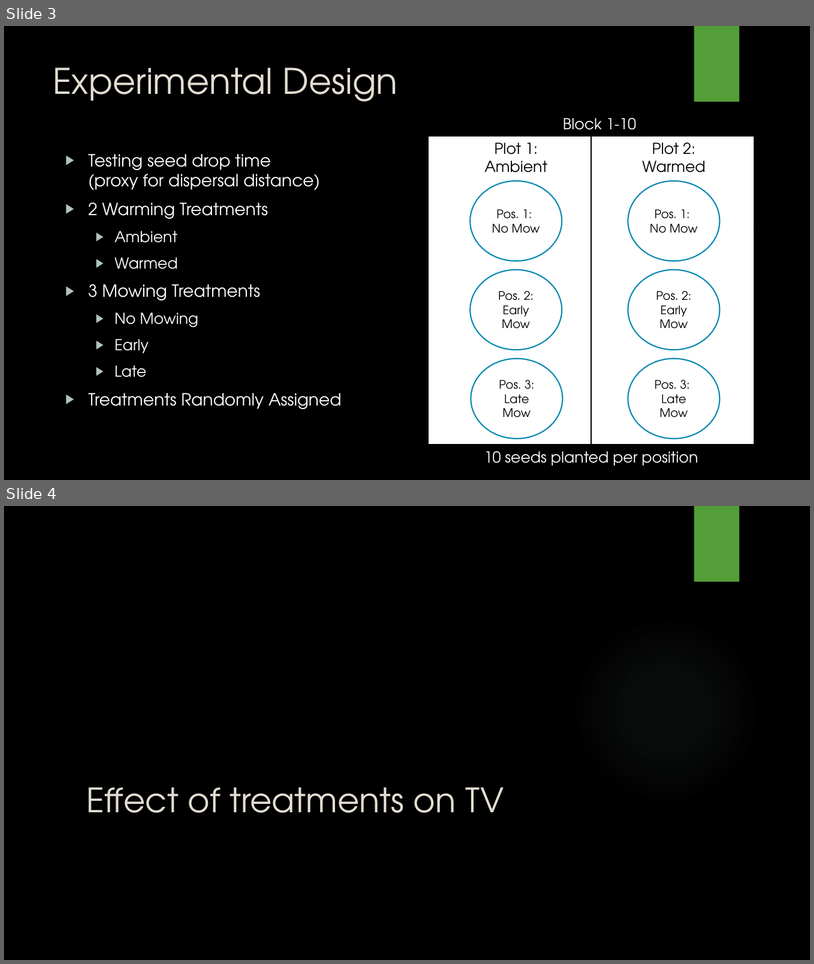
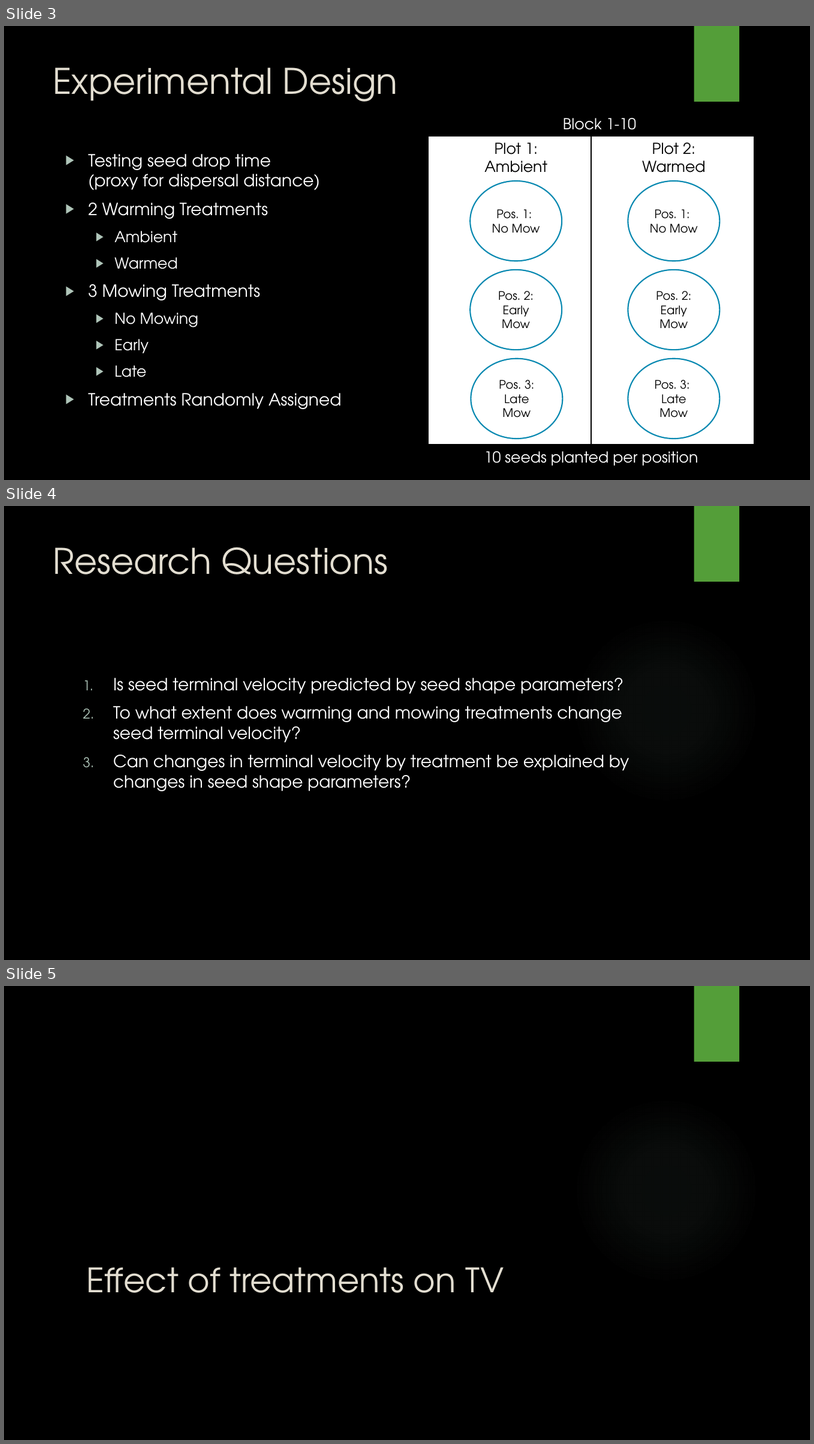
Before and after one commit to TrevorHD/CNSeedDrop, a slide deck: DreesHowerton_STAT501_Presentation.pptx. Shown one above the other, each under a label of ours: slides 3 and 4 before the commit, slides 3, 4 and 5 after it. The pictures are 814x964 and 814x1444 pixels, drawn with LibreOffice and Linux fonts; fonts in the diff are those of the drawing; background and template pictures are left out. Boxes give left, top, right and bottom in pixels: in the first picture for what was removed or moved away, otherwise in the second. Text is boxed around its words. In the diff, an @@ line names an element or a change of style, - is before the commit and + after.

Commit message:
Finished TV by treatment

```diff
--- a/DreesHowerton_STAT501_Presentation.pptx
+++ b/DreesHowerton_STAT501_Presentation.pptx
@@ slide 4 added at [4, 506, 810, 960], background picture (left out); not listed: 2 template elements that a slide beside it also shows @@
@@ title added at [53, 547, 388, 574], 42 pt, text #E3DED1 @@
+Research Questions
@@ text added at [113, 678, 629, 791], 20 pt, text #FFFFFF @@
+1. Is seed terminal velocity predicted by seed shape parameters?
+2. To what extent does warming and mowing treatments change seed terminal velocity?
+3. Can changes in terminal velocity by treatment be explained by changes in seed shape parameters?
@@ what was slide 4 is now slide 5 @@
```
Also in this commit, not shown: 2 slides changed, 4 other slides added, 1 slide removed, 4 other files.
